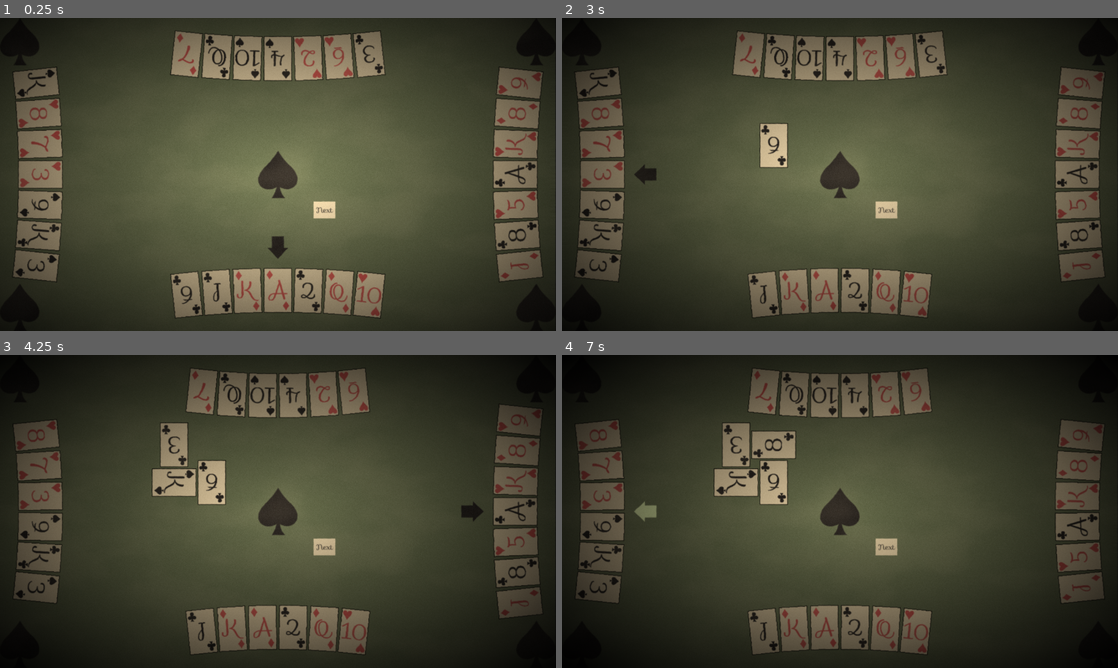
Above: before the commit, frames 1-4 (two rows, left to right).
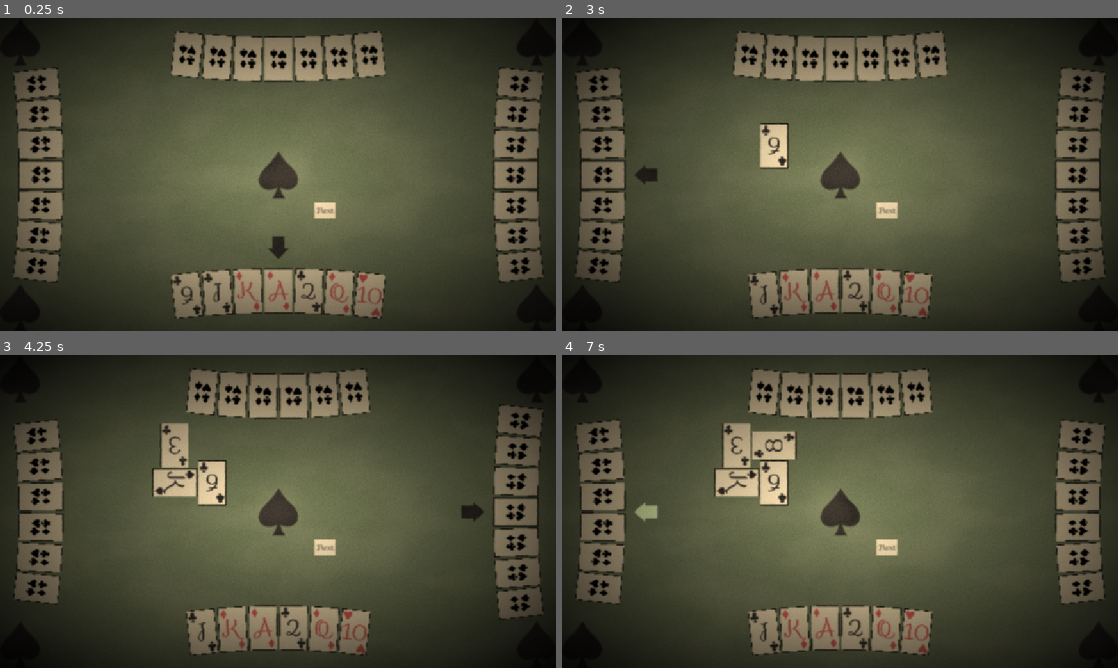
Above: after the commit, the same moments.

Repository: CMurtagh-LGTM/brackeys25.2
Game: Godot game, scene res://Main.tscn
The game is run twice, just before and just after one commit, with the same random seed, the same clock (stepped at 60 frames per second) and the same inputs.
Inputs (mouse positions are in pixels of both pictures, inside the frame that each line leads up to):
- Up to frame 1 (0.25 s): no input
- Up to frame 2 (3 s): click "Next" at 0.5 s; click "Next" at 1.25 s; click "Next" at 2 s; move the mouse to (751, 293) at 2.77 s; click (751, 293) at 2.92 s
- Up to frame 3 (4.25 s): move the mouse to (211, 483) at 3.52 s; click (211, 483) at 3.67 s
- Up to frame 4 (7 s): tap Enter at 4.25, 6.5 s; move the mouse to (734, 483) at 4.27 s; click (734, 483) at 4.42 s; tap Space at 5 s; move the mouse to (734, 445) at 5.02 s; click (734, 445) at 5.17 s; move the mouse to (773, 445) at 5.77 s; click (773, 445) at 5.92 s; move the mouse to (762, 630) at 6.52 s; click (762, 630) at 6.67 s

The runs differ from the first frame. In frame 1, 6.5% of the frame differs, in the area x 2-98%, y 4-96%; in frame 2, 5.8%; in frame 3, 7.9%; in frame 4, 24%, in the area x 2-100%, y 4-96%.

Commit message:
fix some visual issues

Diff:
--- a/Card/Card.tscn
+++ b/Card/Card.tscn
@@ -24,6 +24,7 @@
 [node name="FrontBorder" type="Polygon2D" parent="."]
 modulate = Color(0, 0, 0, 1)
 color = Color(0, 0, 0, 1)
+antialiased = true
 invert_enabled = true
 invert_border = 1.0
 polygon = PackedVector2Array(-28, -45, 28, -45, 28, 45, -28, 45)
--- a/GameManager/GameManager.tscn
+++ b/GameManager/GameManager.tscn
@@ -24,21 +24,26 @@
 [node name="Pips" type="Node2D" parent="."]
 
 [node name="Pip0" type="Sprite2D" parent="Pips"]
+modulate = Color(0.215686, 0.196078, 0.176471, 1)
 position = Vector2(576, 324)
 texture = ExtResource("3_pe3qf")
 
 [node name="Pip1" type="Sprite2D" parent="Pips"]
+modulate = Color(0.215686, 0.196078, 0.176471, 1)
 position = Vector2(41, 49)
 texture = ExtResource("3_pe3qf")
 
 [node name="Pip2" type="Sprite2D" parent="Pips"]
+modulate = Color(0.215686, 0.196078, 0.176471, 1)
 position = Vector2(1111, 49)
 texture = ExtResource("3_pe3qf")
 
 [node name="Pip3" type="Sprite2D" parent="Pips"]
+modulate = Color(0.215686, 0.196078, 0.176471, 1)
 position = Vector2(1111, 599)
 texture = ExtResource("3_pe3qf")
 
 [node name="Pip4" type="Sprite2D" parent="Pips"]
+modulate = Color(0.215686, 0.196078, 0.176471, 1)
 position = Vector2(41, 599)
 texture = ExtResource("3_pe3qf")
--- a/Hand/Hand.gd
+++ b/Hand/Hand.gd
@@ -22,6 +22,7 @@
 	else:
 		_cards.insert(index, card)
 	add_child(card)
+	card.reveal(globals.open_hands or _ai == null)
 	if _ai == null:
 		card.clicked.connect(_on_card_clicked.bind(card))
 		card.hovered.connect(_on_card_hovered.bind(card))
@@ -98,10 +99,6 @@
 		else:
 			focused_card.set_can_play(Card.CanPlay.NO)
 
-func _ready() -> void:
-	for card: Card in _cards:
-		card.reveal(globals.open_hands or _ai == null)
-
 func _has_suit(suit: Suit) -> bool:
 	for card: Card in _cards:
 		if card.info.suit == suit:
--- a/Main.tscn
+++ b/Main.tscn
@@ -14,11 +14,11 @@
 colors = PackedColorArray(0, 0, 0, 1, 0.0627451, 0.0627451, 0.0627451, 1)
 
 [sub_resource type="FastNoiseLite" id="FastNoiseLite_r0du0"]
+noise_type = 0
 frequency = 1.0
 
 [sub_resource type="NoiseTexture2D" id="NoiseTexture2D_cm0pq"]
-width = 1152
-height = 648
+seamless = true
 color_ramp = SubResource("Gradient_uu6xs")
 noise = SubResource("FastNoiseLite_r0du0")
 
@@ -61,8 +61,6 @@
 shader_parameter/noise_offset = SubResource("NoiseTexture2D_uu6xs")
 shader_parameter/noise_grain = SubResource("NoiseTexture2D_cm0pq")
 shader_parameter/noise_grain2 = SubResource("NoiseTexture2D_fos0i")
-shader_parameter/vignette_inner_radius = 0.1
-shader_parameter/vignette_outer_radius = 1.5
 shader_parameter/perlin_noise_cloud = SubResource("NoiseTexture2D_3dxm6")
 shader_parameter/cell_noise_cloud = SubResource("NoiseTexture2D_lgr22")
 
--- a/post_process.gdshader
+++ b/post_process.gdshader
@@ -5,11 +5,11 @@
 uniform float interval = 0.5; // the displacement will happen every [interval] seconds
 
 uniform sampler2D noise_offset;
-uniform sampler2D noise_grain;
+uniform sampler2D noise_grain: repeat_enable;
 uniform sampler2D noise_grain2;
 
-uniform float vignette_inner_radius = 0.1;
-uniform float vignette_outer_radius = 1.5;
+const float vignette_inner_radius = 0.2;
+const float vignette_outer_radius = 1.5;
 
 uniform sampler2D perlin_noise_cloud: repeat_enable;
 uniform sampler2D cell_noise_cloud: repeat_enable;
@@ -63,23 +63,22 @@
 	vec4 original_color = vec4(blur(screen_texture, uv, SCREEN_PIXEL_SIZE), 1.0);
 
 	// Clouds
-	vec2 uv1 = vec2(uv.x + TIME * 0.004, uv.y + TIME * 0.001);
+	vec2 grain_uv = vec2(uv.x + TIME * 0.008, uv.y + TIME * 0.002) + vec2(cos(TIME)*0.005, sin(TIME)*0.01);
 	vec2 uv2 = vec2(uv.x + TIME * 0.006, uv.y + TIME * 0.001);
-	float noise1 = blur_cloud(perlin_noise_cloud, uv1, SCREEN_PIXEL_SIZE).r;
+	float noise1 = blur_cloud(perlin_noise_cloud, grain_uv, SCREEN_PIXEL_SIZE).r;
 	float noise2 = blur_cloud(cell_noise_cloud, uv2, SCREEN_PIXEL_SIZE).r;
 	float noise = smoothstep(noise1 * noise2, 0.0, 0.15) * 0.1;
 	original_color.rgb = mix(original_color.rgb, vec3(0.96, 0.87, 0.70), noise);
 
 	// Grain
-	vec2 grain_offset = vec2(cos(TIME)*0.01, sin(TIME)*0.005);
-	original_color.rgb -= texture(noise_grain, SCREEN_UV + grain_offset).rgb
+	original_color.rgb -= texture(noise_grain, SCREEN_UV + grain_uv * 2.0).rgb
 		+ texture(noise_grain2, SCREEN_UV).rgb;
 	original_color = clamp(original_color, 0.0, 1.0);
 
 	// Vignette
 	vec2 clip = abs(UV.xy - 0.5) * 2.0;
-	float inner_radius = vignette_inner_radius + cos(TIME*0.5)*0.1;
-	float outer_radius = vignette_outer_radius + cos(TIME*0.5)*0.1;
+	float inner_radius = vignette_inner_radius + cos(TIME*0.66)*0.01;
+	float outer_radius = vignette_outer_radius + cos(TIME*0.66)*0.05;
 	float vignette = 1.0 - (1.0 - length(clip)/outer_radius)/(1.0 - inner_radius);
 	original_color.rgb = mix(original_color.rgb, vec3(0.0), vignette);
 
--- a/project.godot
+++ b/project.godot
@@ -21,7 +21,7 @@
 
 [display]
 
-window/stretch/mode="viewport"
+window/stretch/mode="canvas_items"
 mouse_cursor/custom_image="uid://v7bbg08cm4id"
 
 [gui]
